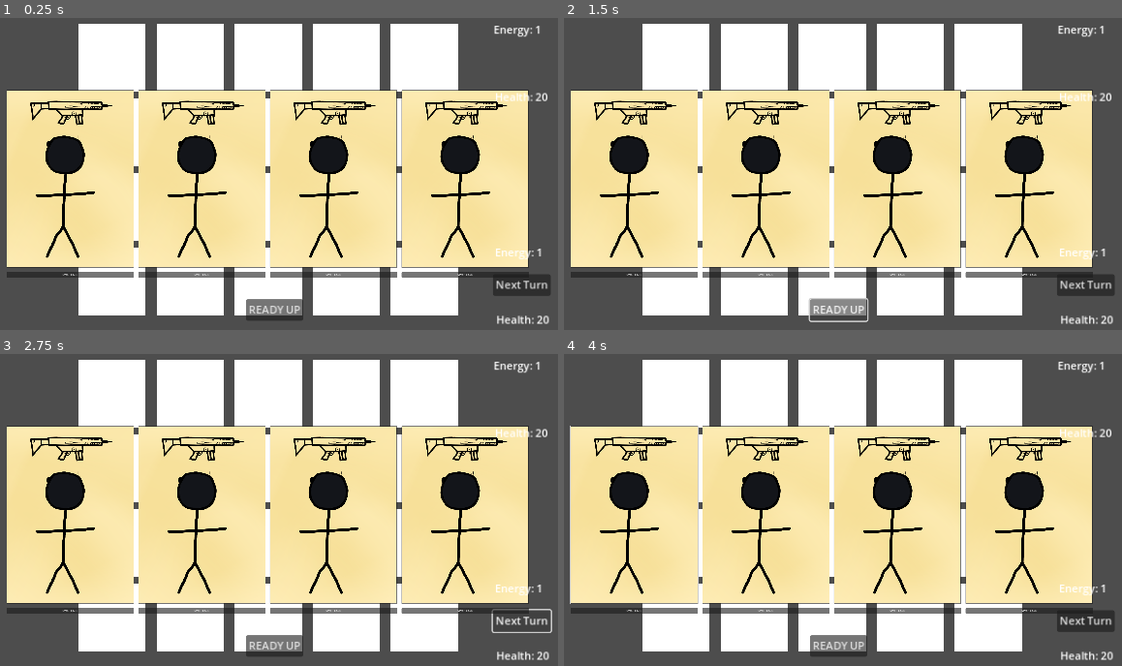
Above: before the commit, frames 1-4 (two rows, left to right).
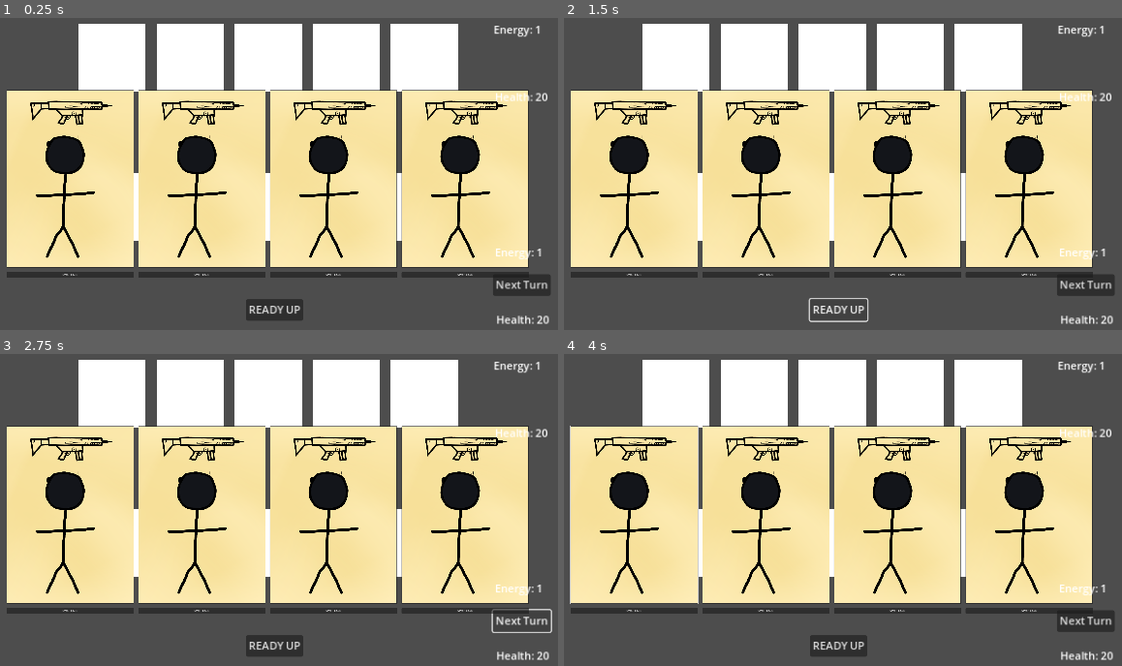
Above: after the commit, the same moments.

Repository: WywySenarios/Senarios
Game: Godot game, scene res://Scenes/level.tscn
The game is run twice, just before and just after one commit, with the same random seed, the same clock (stepped at 60 frames per second) and the same inputs. This scene is started directly instead of the project's main scene.
Inputs (mouse positions are in pixels of both pictures, inside the frame that each line leads up to):
- Up to frame 1 (0.25 s): no input
- Up to frame 2 (1.5 s): click "READY UP" at 0.5 s; click "READY UP" at 1.25 s
- Up to frame 3 (2.75 s): click "Next Turn" at 2 s
- Up to frame 4 (4 s): click "Next Turn" at 2.75 s; click (636, 516) at 3.52 s

The runs differ from the first frame. In frame 1, 10% of the frame differs, in the area x 14-83%, y 25-96%; in frame 2, 10%; in frame 3, 10%; in frame 4, 10%.
Error in both runs: Out of bounds get index '-1' (on base: 'Dictionary') (res://scripts/level.gd:175)

Commit message:
Change Grid Size
The client and I decided that it is best to switch the game into a lane based combat system exactly like PVZ Heroes. The grid size will be changed to 5x2 so that development speed can be faster.

Diff:
--- a/Scenes/card.tscn
+++ b/Scenes/card.tscn
@@ -1,17 +1,19 @@
 [gd_scene load_steps=7 format=3 uid="uid://l6f4hac8biah"]
 
-[ext_resource type="Script" path="res://scripts/deck_maker/deck_maker_card.gd" id="1_20oxe"]
-[ext_resource type="Resource" uid="uid://canjbfh1j51cg" path="res://resources/card_wywy_wywySwordsman.tres" id="2_7fkw8"]
-[ext_resource type="Texture2D" uid="uid://dgby1nges8l16" path="res://assets/cards/backside.png" id="2_g3hx2"]
-[ext_resource type="Texture2D" uid="uid://u585bwkcv34m" path="res://assets/cards/frontside.png" id="3_dbm88"]
-[ext_resource type="Material" uid="uid://bubg2n6lo8u66" path="res://components/card/particles/placement.tres" id="5_b1tuf"]
+[ext_resource type="Script" path="res://scripts/deck_maker/deck_maker_card.gd" id="1_0hxea"]
+[ext_resource type="Material" uid="uid://bubg2n6lo8u66" path="res://components/card/particles/placement.tres" id="2_uogne"]
+[ext_resource type="Texture2D" uid="uid://dgby1nges8l16" path="res://assets/cards/backside.png" id="3_yc2wc"]
+[ext_resource type="Texture2D" uid="uid://u585bwkcv34m" path="res://assets/cards/frontside.png" id="4_pdv0d"]
+
+[sub_resource type="Resource" id="Resource_hp6qx"]
+metadata/__load_path__ = "res://resources/card_wywy_wywySwordsman.tres"
 
 [sub_resource type="RectangleShape2D" id="RectangleShape2D_y2pvw"]
 size = Vector2(170, 238)
 
 [node name="card" type="Node2D"]
-script = ExtResource("1_20oxe")
-card = ExtResource("2_7fkw8")
+script = ExtResource("1_0hxea")
+card = SubResource("Resource_hp6qx")
 faceup = true
 
 [node name="Particles" type="Node2D" parent="."]
--- a/Scenes/level.tscn
+++ b/Scenes/level.tscn
@@ -126,36 +126,6 @@
 [node name="1,4" parent="Grid" instance=ExtResource("5_6axwp")]
 layout_mode = 2
 
-[node name="2,0" parent="Grid" instance=ExtResource("5_6axwp")]
-layout_mode = 2
-
-[node name="2,1" parent="Grid" instance=ExtResource("5_6axwp")]
-layout_mode = 2
-
-[node name="2,2" parent="Grid" instance=ExtResource("5_6axwp")]
-layout_mode = 2
-
-[node name="2,3" parent="Grid" instance=ExtResource("5_6axwp")]
-layout_mode = 2
-
-[node name="2,4" parent="Grid" instance=ExtResource("5_6axwp")]
-layout_mode = 2
-
-[node name="3,0" parent="Grid" instance=ExtResource("5_6axwp")]
-layout_mode = 2
-
-[node name="3,1" parent="Grid" instance=ExtResource("5_6axwp")]
-layout_mode = 2
-
-[node name="3,2" parent="Grid" instance=ExtResource("5_6axwp")]
-layout_mode = 2
-
-[node name="3,3" parent="Grid" instance=ExtResource("5_6axwp")]
-layout_mode = 2
-
-[node name="3,4" parent="Grid" instance=ExtResource("5_6axwp")]
-layout_mode = 2
-
 [node name="Card Draw Ready Button" type="Button" parent="."]
 visible = false
 layout_mode = 2
--- a/scripts/autoload/lobby.gd
+++ b/scripts/autoload/lobby.gd
@@ -642,8 +642,9 @@
 	var inventoryIndex = players[id].serializedInventory().find(_card)
 	var originalLocation: Array[int] = location
 	# WARNING hard-coded
+	# CRITICAL TODO ensure player places on their own side of the lane
 	if id != 1:
-		location = [4 - location[0], location[1]]
+		location = [2 - location[0], location[1]]
 	print("Processing request...", "Correct Player? ", playerNumber == gameState.player, " Correct Game State? ", gameState.name == "Turn", " Card Exists in Inventory? ", inventoryIndex != -1, " Free Spot on Board? ", activeCards[location[0]][location[1]] == null)
 	if playerNumber == gameState.player and gameState.name == "Turn" and inventoryIndex != -1 and activeCards[location[0]][location[1]] == null and players[id].energy >= card.cost:
 		# deduct energy
@@ -655,7 +656,7 @@
 				approveCardPlacement.rpc_id(i, id, _card, location)
 			else:
 				if location[0] == originalLocation[0]: # if the host placed the card,
-					approveCardPlacement.rpc_id(i, id, _card, [4 - location[0], location[1]] as Array[int])
+					approveCardPlacement.rpc_id(i, id, _card, [2 - location[0], location[1]] as Array[int])
 				else:
 					approveCardPlacement.rpc_id(i, id, _card, location)
 	else: # reject.
--- a/scripts/card/entity.gd
+++ b/scripts/card/entity.gd
@@ -65,6 +65,7 @@
 	var superClassSerializaiton = super.serialize()
 	output.merge(superClassSerializaiton, false)
 	output.content.merge(superClassSerializaiton.content, false)
+	print_debug(output)
 	return output
 
 ## TODO testing, signals
--- a/scripts/level/Grid.gd
+++ b/scripts/level/Grid.gd
@@ -2,9 +2,9 @@
 
 # Exported variables:
 ## Height in tiles
-@export var height: int = 5
+@export var height: int = 2
 ## Width in tiles
-@export var width: int = 5
+@export var width: int = 2
 
 const gridTileScene = preload("res://Scenes/level/grid_tile.tscn")
 
@@ -36,10 +36,10 @@
 
 func _ready():
 	# TODO don't hardcode this
-	activeCards.resize(5)
+	activeCards.resize(2)
 	activeCards.fill([null, null, null, null, null])
 
-	gridTiles.resize(5)
+	gridTiles.resize(2)
 	gridTiles.fill([null, null, null, null, null])
 
 	var metadata
@@ -125,7 +125,7 @@
 	#print("Someone tried to play a card!: ", card)
 	# tell the card to approach the activeGridTile
 	# you also have to place the card in the right spot
-	if (activeGridTile != null) and (activeGridTile.get_meta("id")[0] == 2 or activeGridTile.get_meta("id")[0] == 3):
+	if (activeGridTile != null) and (activeGridTile.get_meta("id")[0] == 1):
 		lastCardPlacementRequest = {
 			"card": card,
 			"gridTile": activeGridTile
@@ -133,6 +133,7 @@
 
 		var activeGridTileMetadata = activeGridTile.get_meta("id")
 		var data: Array[int] = [int(activeGridTileMetadata[0]), int(activeGridTileMetadata[1])]
+		print_debug(card.card.serialize())
 		Lobby.requestCardPlacement.rpc_id(1, Lobby.myID, card.card.serialize(), data)
 
 ## Called when the server approves a card placement request
@@ -165,7 +166,6 @@
 	else: # TODO this is not my card,
 		# create the opponent's card
 		card = cardScene.instantiate()
-		print(_card)
 		card.card = Global.createCard(_card)
 		# CRITICAL check variable change order
 		card.faceup = true
Not shown: 2 places in Scenes/card.tscn that only renumber resources
Not shown: 4 places in Scenes/lobby.tscn that only renumber resources
Not shown: 1 places in scenes/deck_maker/deck_maker.tscn that only renumber resources
Not shown: 1 places in scenes/level_select/level_select.tscn that only renumber resources
